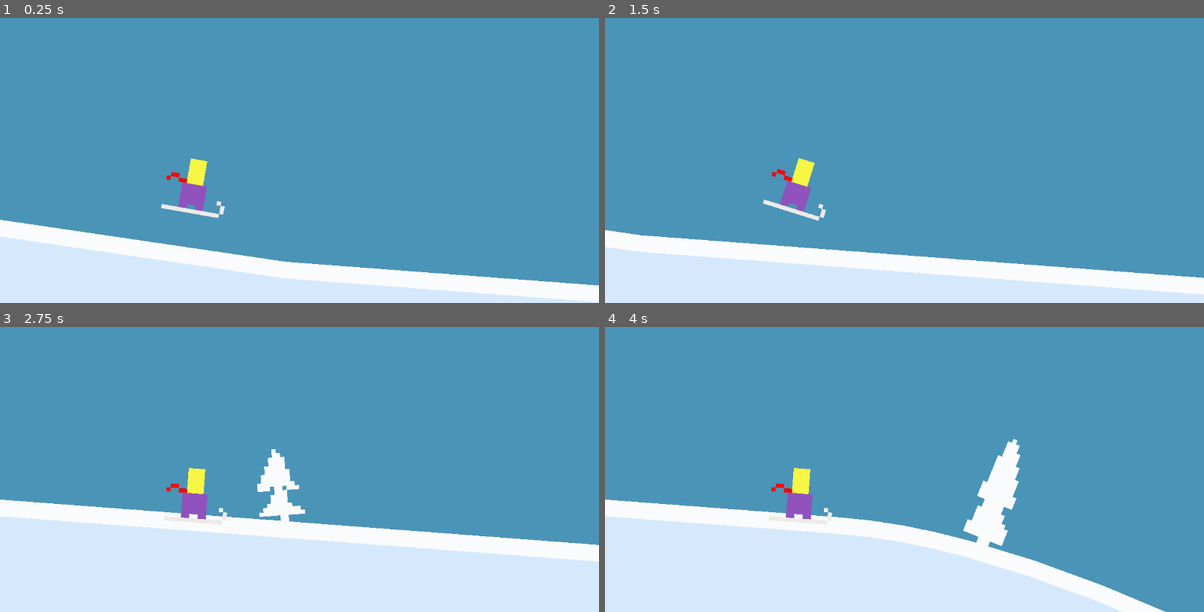
Above: before the commit, frames 1-4 (two rows, left to right).
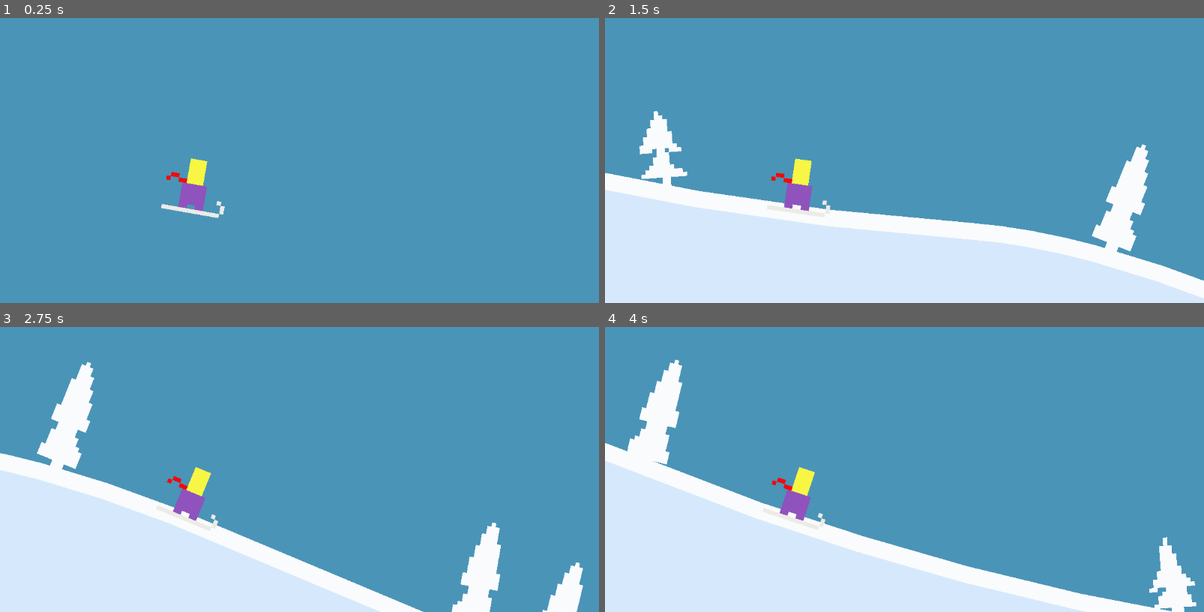
Above: after the commit, the same moments.

Repository: martindzejky/powder-panic
Game: Godot game, scene res://main.tscn
Two runs of this game, one before a commit and one after it. Both use one fixed random seed, a clock stepped at 60 frames per second and the inputs below.
Inputs:
- Up to frame 1 (0.25 s): no input
- Up to frame 2 (1.5 s): tap Space (jump) at 0.77 s
- Up to frame 3 (2.75 s): tap Space (jump) at 1.52 s
- Up to frame 4 (4 s): tap Space (jump) at 3.02, 3.77 s

The runs differ from the first frame. In frame 1, 16% of the frame differs, in the area x 0-100%, y 70-100%; in frame 2, 21%; in frame 3, 23%, in the area x 0-100%, y 12-100%; in frame 4, 16%.

Commit message:
clean up chunks

Diff:
--- a/terrain/chunk_base.tscn
+++ b/chunks/base.tscn
@@ -1,6 +1,6 @@
 [gd_scene load_steps=4 format=3 uid="uid://btnol5clr6iy1"]
 
-[ext_resource type="Script" uid="uid://cj0mojf6oxxpk" path="res://terrain/chunk.gd" id="1_i74ng"]
+[ext_resource type="Script" uid="uid://cj0mojf6oxxpk" path="res://chunks/chunk.gd" id="1_i74ng"]
 [ext_resource type="Script" uid="uid://c0rmwwdpahbpa" path="res://components/delete_when_far_away.gd" id="2_dl0qw"]
 
 [sub_resource type="Curve2D" id="Curve2D_1aw3e"]
--- a/terrain/chunk.gd
+++ b/chunks/chunk.gd
@@ -6,7 +6,7 @@
 @export var polygon: Polygon2D
 @export var shape: CollisionPolygon2D
 
-const BOTTOM_OFFSET = 200
+const BOTTOM_OFFSET = 500
 
 func _ready():
   # Initialize the line and the shape collider based on the path curve
--- a/terrain/chunk.tscn
+++ b/chunks/chunk.tscn
@@ -1,6 +1,6 @@
 [gd_scene load_steps=4 format=3 uid="uid://dnf8uwdy4xkhb"]
 
-[ext_resource type="PackedScene" uid="uid://btnol5clr6iy1" path="res://terrain/chunk_base.tscn" id="1_g7xvp"]
+[ext_resource type="PackedScene" uid="uid://btnol5clr6iy1" path="res://chunks/base.tscn" id="1_g7xvp"]
 [ext_resource type="PackedScene" uid="uid://dis1gi3l3tqjx" path="res://objects/tree.tscn" id="2_dl0qw"]
 
 [sub_resource type="Curve2D" id="Curve2D_jnpik"]
--- a/terrain/chunk2.tscn
+++ b/chunks/chunk2.tscn
@@ -1,6 +1,6 @@
 [gd_scene load_steps=4 format=3 uid="uid://vkb8qwpwkkbs"]
 
-[ext_resource type="PackedScene" uid="uid://btnol5clr6iy1" path="res://terrain/chunk_base.tscn" id="1_ollh0"]
+[ext_resource type="PackedScene" uid="uid://btnol5clr6iy1" path="res://chunks/base.tscn" id="1_ollh0"]
 [ext_resource type="PackedScene" uid="uid://dis1gi3l3tqjx" path="res://objects/tree.tscn" id="2_htweq"]
 
 [sub_resource type="Curve2D" id="Curve2D_ollh0"]
--- a/terrain/chunk3.tscn
+++ b/chunks/chunk3.tscn
@@ -1,6 +1,6 @@
 [gd_scene load_steps=4 format=3 uid="uid://dtp4tvxmmtf7f"]
 
-[ext_resource type="PackedScene" uid="uid://btnol5clr6iy1" path="res://terrain/chunk_base.tscn" id="1_idh0g"]
+[ext_resource type="PackedScene" uid="uid://btnol5clr6iy1" path="res://chunks/base.tscn" id="1_idh0g"]
 [ext_resource type="PackedScene" uid="uid://dis1gi3l3tqjx" path="res://objects/tree.tscn" id="2_mk87a"]
 
 [sub_resource type="Curve2D" id="Curve2D_64xdx"]
--- a/terrain/chunk4.tscn
+++ b/chunks/chunk4.tscn
@@ -1,6 +1,6 @@
 [gd_scene load_steps=4 format=3 uid="uid://psdfrnmixpj3"]
 
-[ext_resource type="PackedScene" uid="uid://btnol5clr6iy1" path="res://terrain/chunk_base.tscn" id="1_nwskw"]
+[ext_resource type="PackedScene" uid="uid://btnol5clr6iy1" path="res://chunks/base.tscn" id="1_nwskw"]
 [ext_resource type="PackedScene" uid="uid://dis1gi3l3tqjx" path="res://objects/tree.tscn" id="2_8qs44"]
 
 [sub_resource type="Curve2D" id="Curve2D_dl4sa"]
--- a/components/player_jumping.gd
+++ b/components/player_jumping.gd
@@ -6,7 +6,7 @@
 @export var physics: SlopePhysics
 
 var jump_force: float = 100.0
-var backflip_rotation: float = deg_to_rad(140)
+var backflip_rotation: float = deg_to_rad(190)
 var auto_forward_rotation: float = deg_to_rad(40)
 
 var time_in_air: float = 0.0
--- a/terrain/generator.gd
+++ b/terrain/generator.gd
@@ -6,6 +6,8 @@
 var current_chunk: Node2D
 
 func _ready():
+  assert(get_child_count() > 0, 'The generator should start with at least one child chunk!')
+
   current_chunk = get_child(0)
   ensure_minimum_chunks()
 
--- a/terrain/generator.tscn
+++ b/terrain/generator.tscn
@@ -1,14 +1,13 @@
-[gd_scene load_steps=7 format=3 uid="uid://dhyu2fuadfp74"]
+[gd_scene load_steps=6 format=3 uid="uid://dhyu2fuadfp74"]
 
 [ext_resource type="Script" uid="uid://dhf17kgx703in" path="res://terrain/generator.gd" id="1_ypw2t"]
-[ext_resource type="PackedScene" uid="uid://b2os2qd2kiwug" path="res://terrain/chunk.tscn" id="2_5jnll"]
-[ext_resource type="PackedScene" uid="uid://dcnriquqcsdov" path="res://terrain/start.tscn" id="2_ypw2t"]
-[ext_resource type="PackedScene" uid="uid://vkb8qwpwkkbs" path="res://terrain/chunk2.tscn" id="3_0b048"]
-[ext_resource type="PackedScene" uid="uid://dtp4tvxmmtf7f" path="res://terrain/chunk3.tscn" id="4_tmse2"]
-[ext_resource type="PackedScene" uid="uid://psdfrnmixpj3" path="res://terrain/chunk4.tscn" id="5_0b048"]
+[ext_resource type="PackedScene" uid="uid://dnf8uwdy4xkhb" path="res://chunks/chunk.tscn" id="2_5jnll"]
+[ext_resource type="PackedScene" uid="uid://vkb8qwpwkkbs" path="res://chunks/chunk2.tscn" id="3_0b048"]
+[ext_resource type="PackedScene" uid="uid://dtp4tvxmmtf7f" path="res://chunks/chunk3.tscn" id="4_tmse2"]
+[ext_resource type="PackedScene" uid="uid://psdfrnmixpj3" path="res://chunks/chunk4.tscn" id="5_0b048"]
 
 [node name="generator" type="Node"]
 script = ExtResource("1_ypw2t")
 chunks = Array[PackedScene]([ExtResource("2_5jnll"), ExtResource("3_0b048"), ExtResource("4_tmse2"), ExtResource("5_0b048")])
 
-[node name="start" parent="." instance=ExtResource("2_ypw2t")]
+[node name="chunk" parent="." instance=ExtResource("2_5jnll")]
--- a/terrain/start.tscn
+++ /dev/null
@@ -1,29 +0,0 @@
-[gd_scene load_steps=4 format=3 uid="uid://dcnriquqcsdov"]
-
-[ext_resource type="PackedScene" uid="uid://btnol5clr6iy1" path="res://terrain/chunk_base.tscn" id="1_2kqk6"]
-[ext_resource type="PackedScene" uid="uid://dis1gi3l3tqjx" path="res://objects/tree.tscn" id="2_6fb4m"]
-
-[sub_resource type="Curve2D" id="Curve2D_2kqk6"]
-_data = {
-"points": PackedVector2Array(-248.615, -42.1307, 248.615, 42.1307, 0, 0, -250.972, -15.0985, 250.972, 15.0985, 575, 64)
-}
-point_count = 2
-
-[node name="start" instance=ExtResource("1_2kqk6")]
-
-[node name="path" parent="." index="0"]
-curve = SubResource("Curve2D_2kqk6")
-
-[node name="tree" parent="path" index="0" instance=ExtResource("2_6fb4m")]
-position = Vector2(138, 25)
-rotation = 0.19179
-
-[node name="tree2" parent="path" index="1" instance=ExtResource("2_6fb4m")]
-position = Vector2(155, 27)
-rotation = 0.132582
-
-[node name="tree3" parent="path" index="2" instance=ExtResource("2_6fb4m")]
-position = Vector2(465, 59)
-rotation = 0.0246882
-
-[node name="trees" type="Node2D" parent="." index="5"]
Renamed: terrain/chunk.gd.uid -> chunks/chunk.gd.uid
